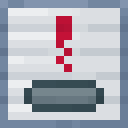
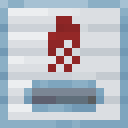
Layers edited between the first and the second 128px x 128px image:
"frame": blend multiply → soft light, painted on it over [0, 0, 128, 128]
painted on "icon" over [48, 16, 80, 72]
renamed "drop tray" to "texture", blend multiply → soft light, painted on it over [24, 80, 104, 112]
renamed "bg color" to "drop tray frame", blend color burn → normal, moved it above "darken", painted on it over [0, 0, 128, 128]
"drop tray inside": blend multiply → normal, painted on it over [32, 88, 96, 104]
renamed "iron_block" to "steel_block", painted on it over [0, 0, 128, 128]
